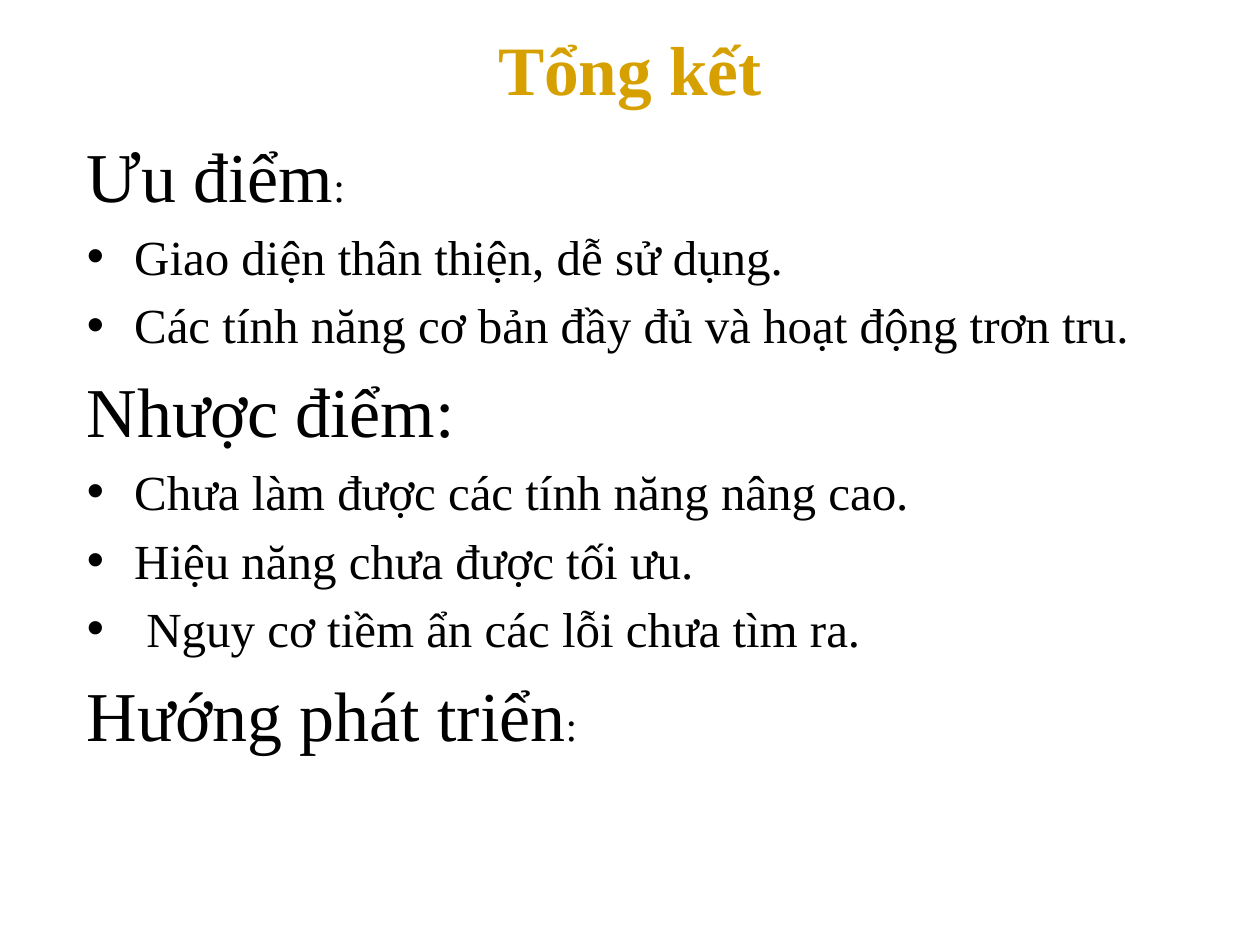
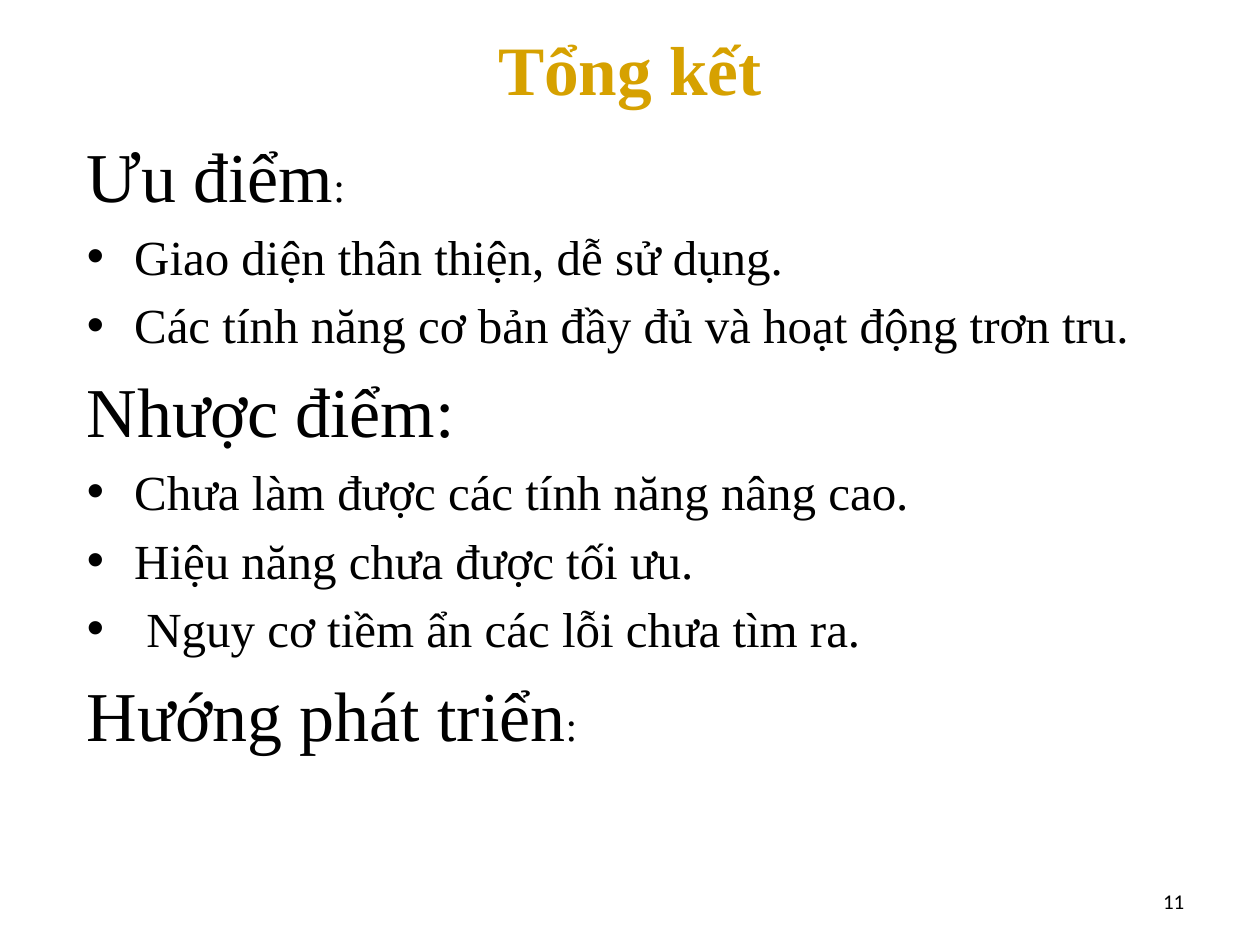
Before and after one commit to anhempk1250/TLCN-CuaHangTinHoc, a slide deck: slide 12 of TLCN.pptx (slide 11 before the commit). Drawn at 1260x945 pixels with LibreOffice and Linux fonts; fonts in the diff are those of the drawing; background and template pictures are left out. Boxes give left, top, right and bottom in pixels: in the first picture for what was removed or moved away, otherwise in the second. Text is boxed around its words. In the diff, an @@ line names an element or a change of style, - is before the commit and + after.

```diff
--- a/TLCN.pptx
+++ b/TLCN.pptx
@@ page number added at (x1=1163, y1=895, x2=1184, y2=909), 12 pt, text #000000 @@
+11
```
Also in this commit, not shown: 8 other slides changed, 3 slides added, 2 slides removed.
